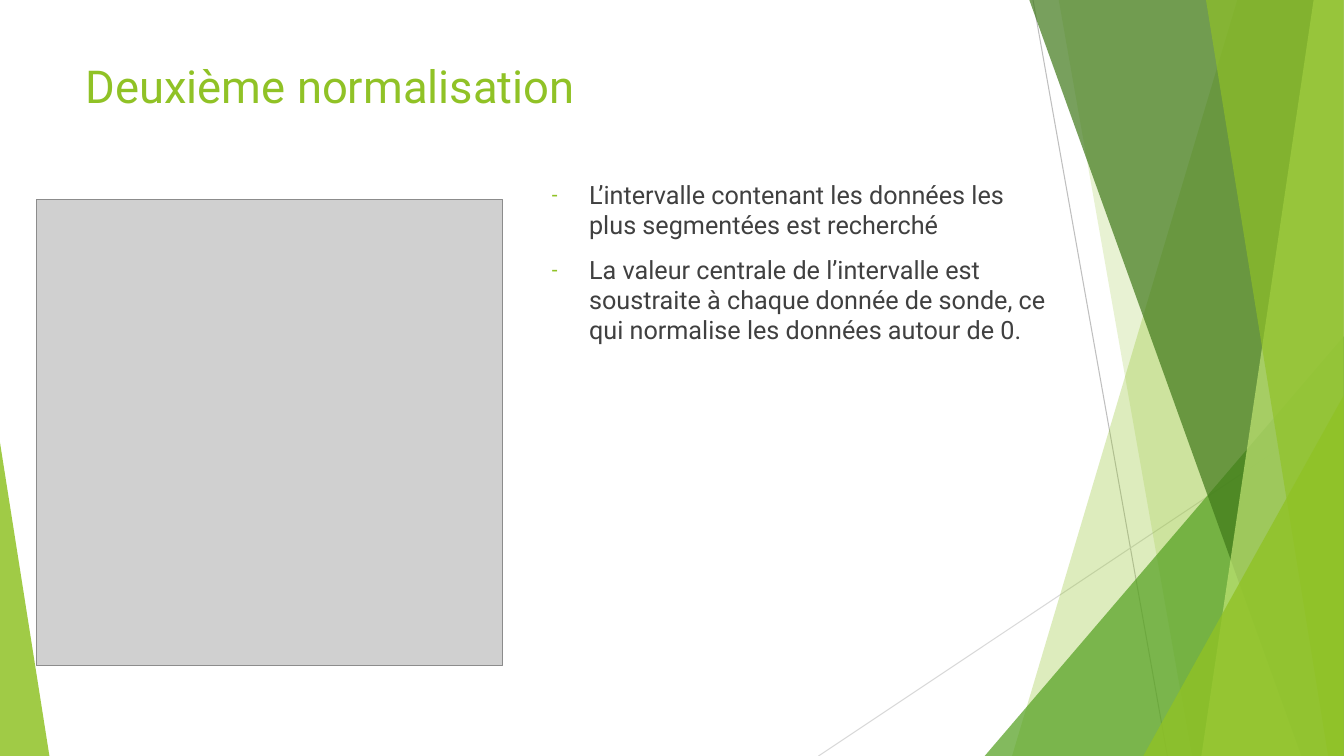
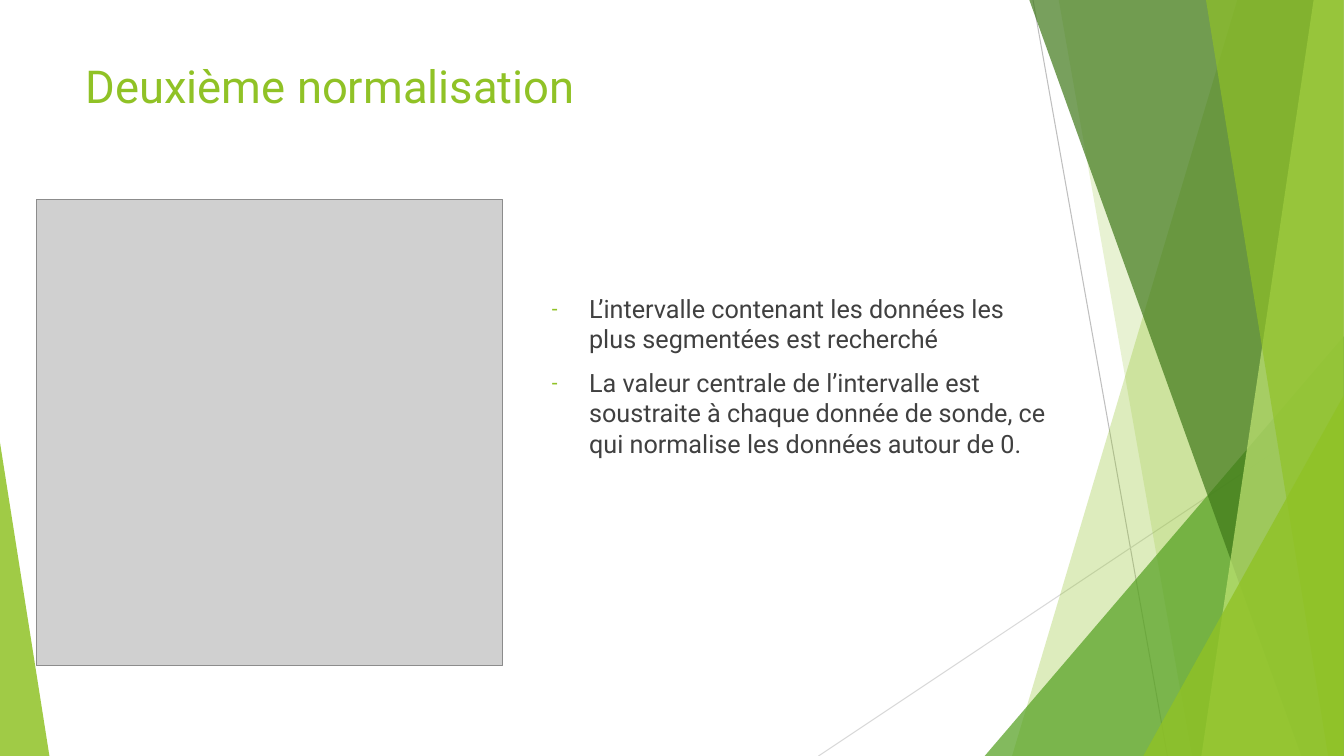
Before and after one commit to Elie-Bordron/DEA-dataviz, a slide deck: slide 15 of docs/docs_I_made/slides/CGHcall.pptx. Drawn at 1344x756 pixels with LibreOffice and Linux fonts; fonts in the diff are those of the drawing; grey boxes stand for pictures. Boxes give left, top, right and bottom in pixels: in the first picture for what was removed or moved away, otherwise in the second. Text is boxed around its words. In the diff, an @@ line names an element or a change of style, - is before the commit and + after.

```diff
--- a/docs/docs_I_made/slides/CGHcall.pptx
+++ b/docs/docs_I_made/slides/CGHcall.pptx
@@ text "L’intervalle contenant les données les ...": place and size @@
-text "L’intervalle contenant les données les ..." at [589, 185, 1046, 344]
+text "L’intervalle contenant les données les ..." at [589, 299, 1046, 458]
```
Also in this commit, not shown: 5 other slides changed, 1 slide added, 15 other files.
